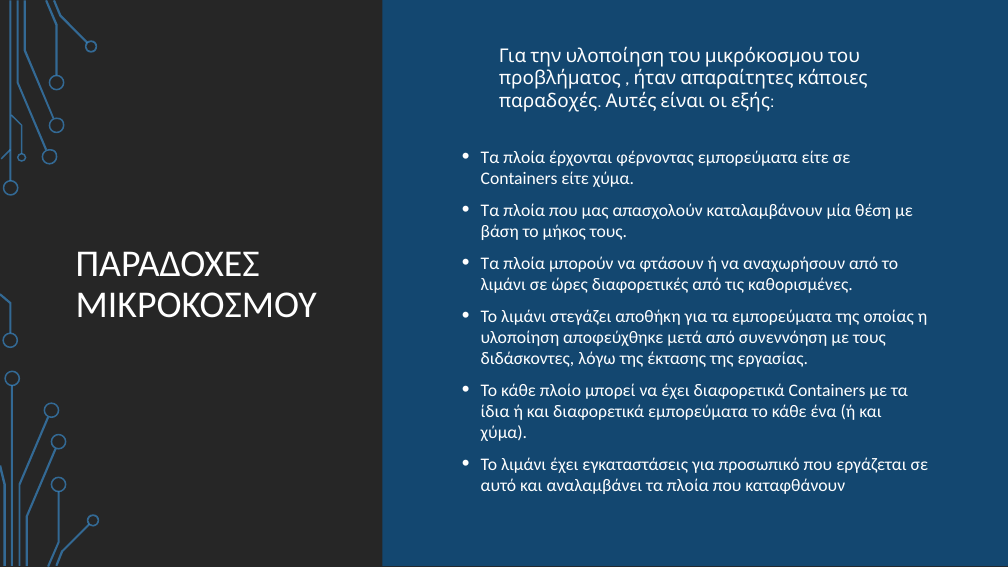
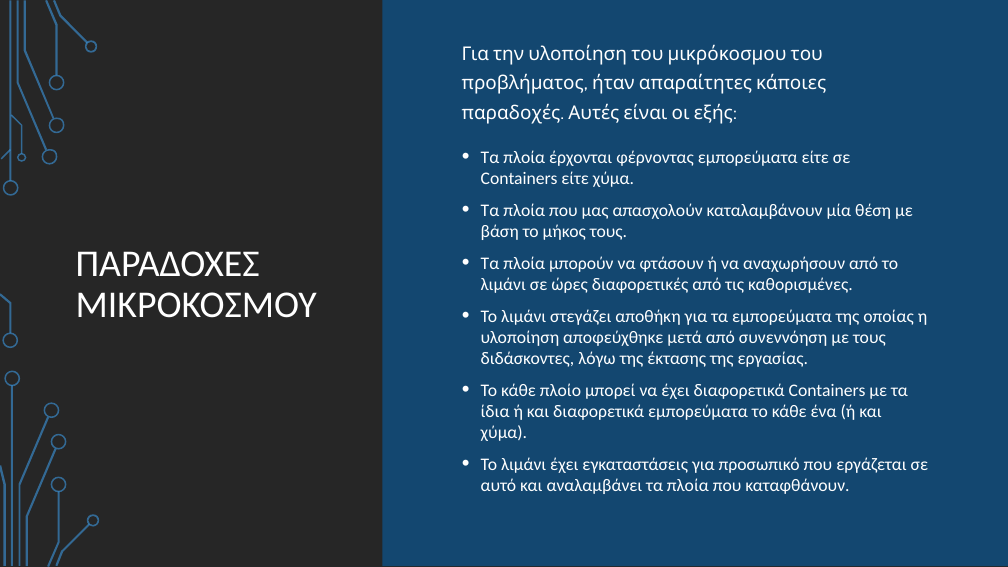
Before and after one commit to AngelosAnagnostopoulos/Commercial-Port-Application, a slide deck: slide 3 of Presentation/Presentation.pptx. Drawn at 1008x567 pixels with LibreOffice and Linux fonts; fonts in the diff are those of the drawing; background and template pictures are left out. Boxes give left, top, right and bottom in pixels: in the first picture for what was removed or moved away, otherwise in the second. Text is boxed around its words. In the diff, an @@ line names an element or a change of style, - is before the commit and + after.

Commit message:
Updated some slides

```diff
--- a/Presentation/Presentation.pptx
+++ b/Presentation/Presentation.pptx
@@ text at (462, 44, 826, 124): text changed @@
-Για την υλοποίηση του μικρόκοσμου του προβλήματος , ήταν απαραίτητες κάποιες παραδοχές. Αυτές είναι οι εξής:
+Για την υλοποίηση του μικρόκοσμου του προβλήματος, ήταν απαραίτητες κάποιες παραδοχές. Αυτές είναι οι εξής:
@@ text at (481, 457, 928, 494): text changed @@
-• Το λιμάνι έχει εγκαταστάσεις για προσωπικό που εργάζεται σε αυτό και αναλαμβάνει τα πλοία που καταφθάνουν
+• Το λιμάνι έχει εγκαταστάσεις για προσωπικό που εργάζεται σε αυτό και αναλαμβάνει τα πλοία που καταφθάνουν.
```
Also in this commit, not shown: 12 other slides changed.
